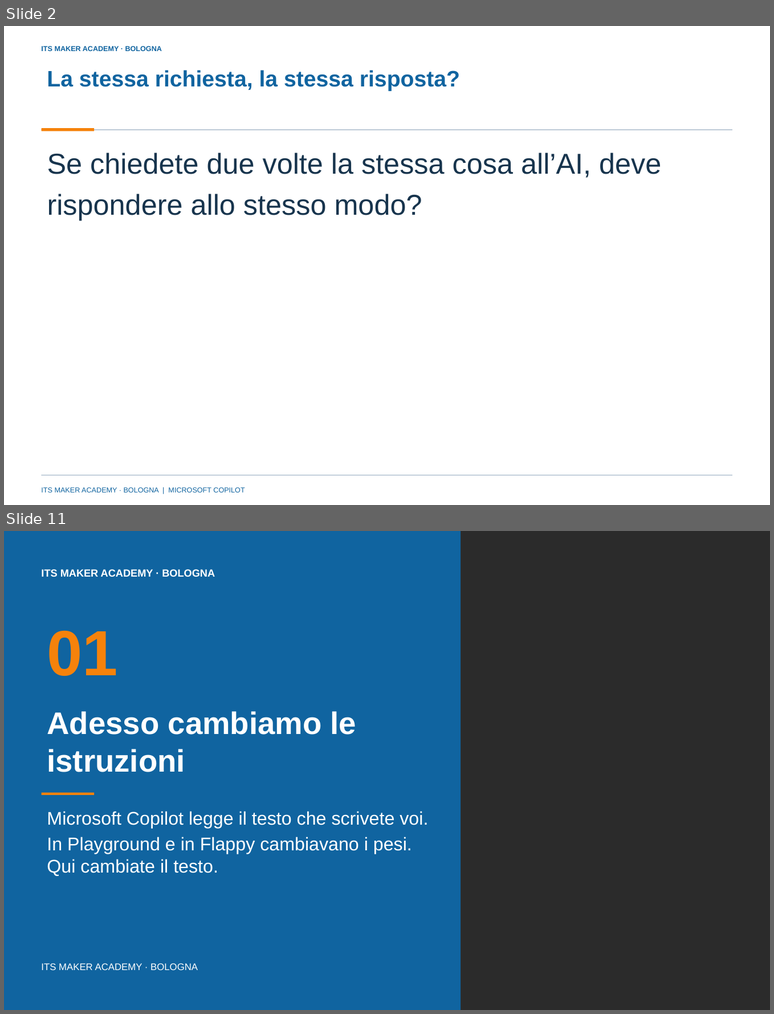
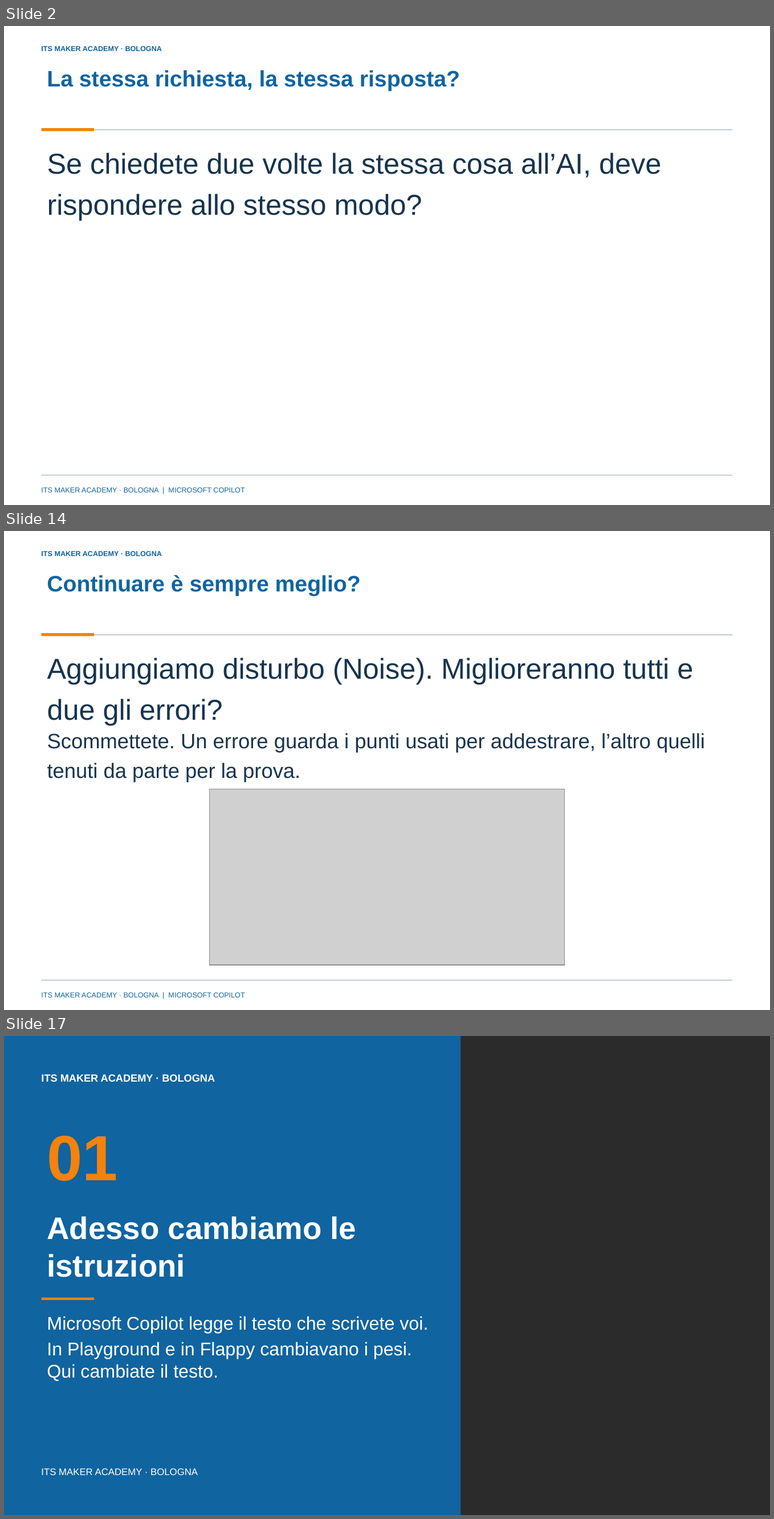
Before and after one commit to franzo9393/ITSCorso_UnslothStudio-Git, a slide deck: lezione 4 - reti neurali e agenti con orchestrazione/Lezione4_Reti_neurali_e_agenti_con_orchestrazione_ITS_MAKER.pptx. Shown one above the other, each under a label of ours: slides 2 and 11 before the commit, slides 2, 14 and 17 after it; the slides between them are not shown. The pictures are 774x1014 and 774x1519 pixels, drawn with LibreOffice and Linux fonts; fonts in the diff are those of the drawing; grey boxes stand for pictures; background and template pictures are left out; a plain dark background stands for a picture behind light text. Boxes give left, top, right and bottom in pixels: in the first picture for what was removed or moved away, otherwise in the second. Text is boxed around its words. In the diff, an @@ line names an element or a change of style, - is before the commit and + after.

Commit message:
Lezione 4: slide 1-17 riscritte con schermate dei siti, quadro d'insieme e previsioni (47 slide); regole sulle schermate in AGENTS.md

```diff
--- a/lezione 4 - reti neurali e agenti con orchestrazione/Lezione4_Reti_neurali_e_agenti_con_orchestrazione_ITS_MAKER.pptx
+++ b/lezione 4 - reti neurali e agenti con orchestrazione/Lezione4_Reti_neurali_e_agenti_con_orchestrazione_ITS_MAKER.pptx
@@ slide 14 added at (x1=4, y1=531, x2=770, y2=1010), background picture (left out); not listed: 5 template elements that a slide beside it also shows @@
@@ title added at (x1=47, y1=575, x2=361, y2=596), 28 pt, text #1064A0, bold @@
+Continuare è sempre meglio?
@@ text added at (x1=47, y1=658, x2=693, y2=725), 36 pt, text #17344D @@
+Aggiungiamo disturbo (Noise). Miglioreranno tutti e due gli errori?
@@ text added at (x1=47, y1=733, x2=705, y2=782), 26 pt, text #17344D @@
+Scommettete. Un errore guarda i punti usati per addestrare, l’altro quelli tenuti da parte per la prova.
@@ picture added at (x1=209, y1=789, x2=564, y2=965) @@
@@ what was slide 11 is now slide 17 @@
```
Also in this commit, not shown: 7 slides changed, 6 other slides added, 1 slide removed, 29 other files.
